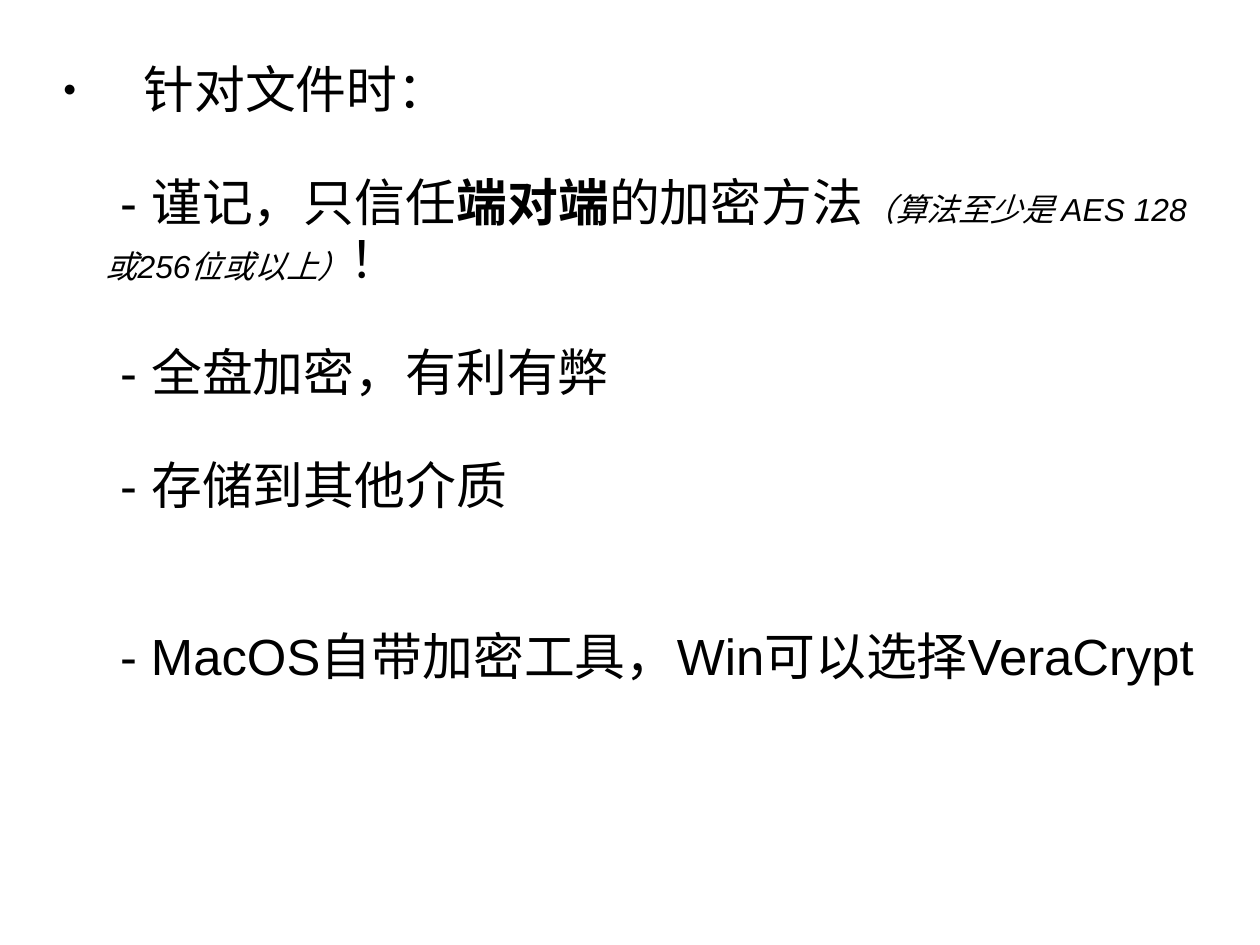
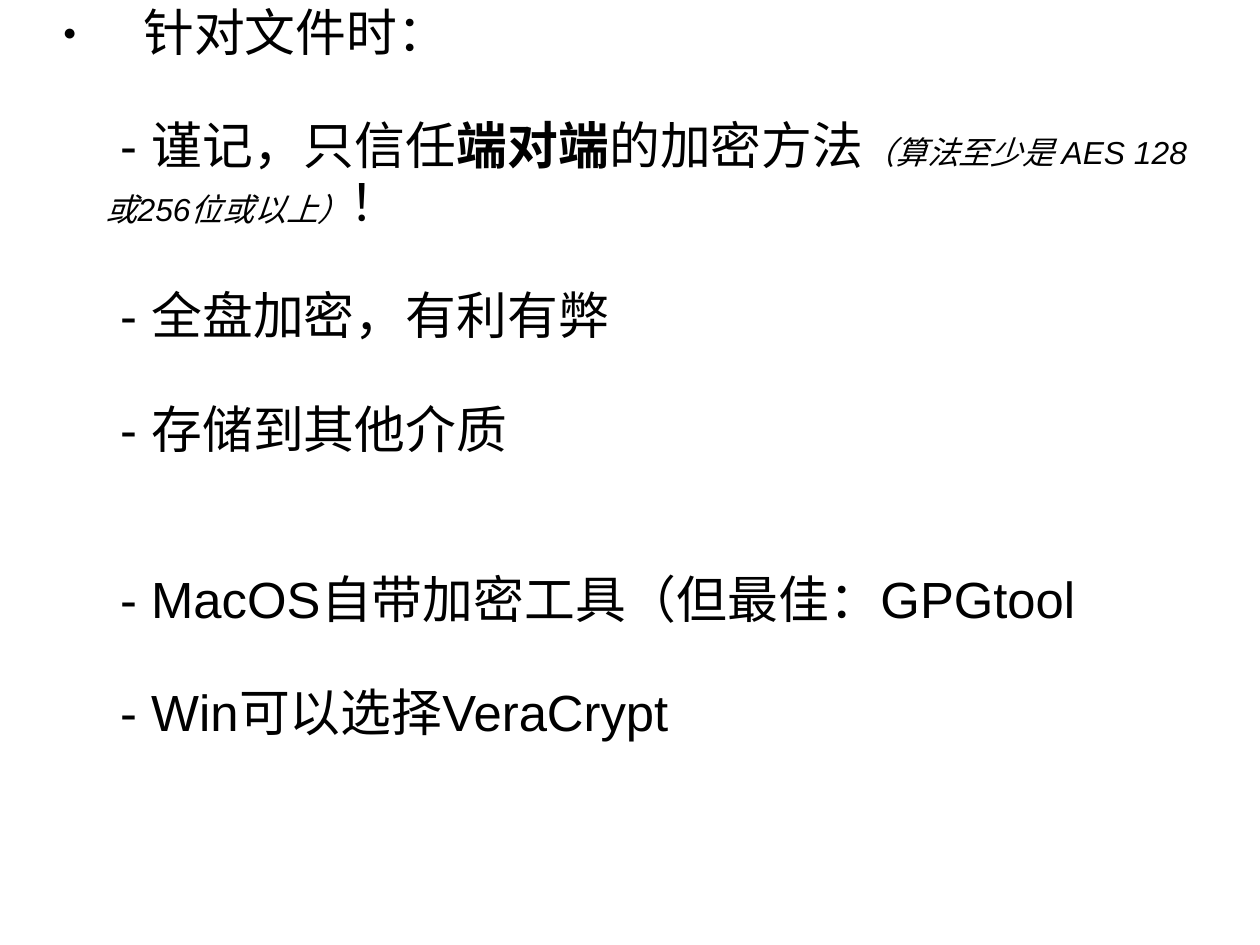
Before and after one commit to awesome-archive/Digital-rights, a slide deck: slide 6 of security-training-1.ppt. Drawn at 1260x945 pixels with LibreOffice and Linux fonts; fonts in the diff are those of the drawing; background and template pictures are left out. Boxes give left, top, right and bottom in pixels: in the first picture for what was removed or moved away, otherwise in the second. Text is boxed around its words. In the diff, an @@ line names an element or a change of style, - is before the commit and + after.

```diff
--- a/security-training-1.ppt
+++ b/security-training-1.ppt
@@ text at (143, 8, 1126, 453): indent changed @@
@@ text at (151, 577, 1075, 742): text changed @@
-- MacOS自带加密工具，Win可以选择VeraCrypt
+- MacOS自带加密工具（但最佳：GPGtool
+- Win可以选择VeraCrypt
```
Also in this commit, not shown: 10 other slides changed, 10 other files.
